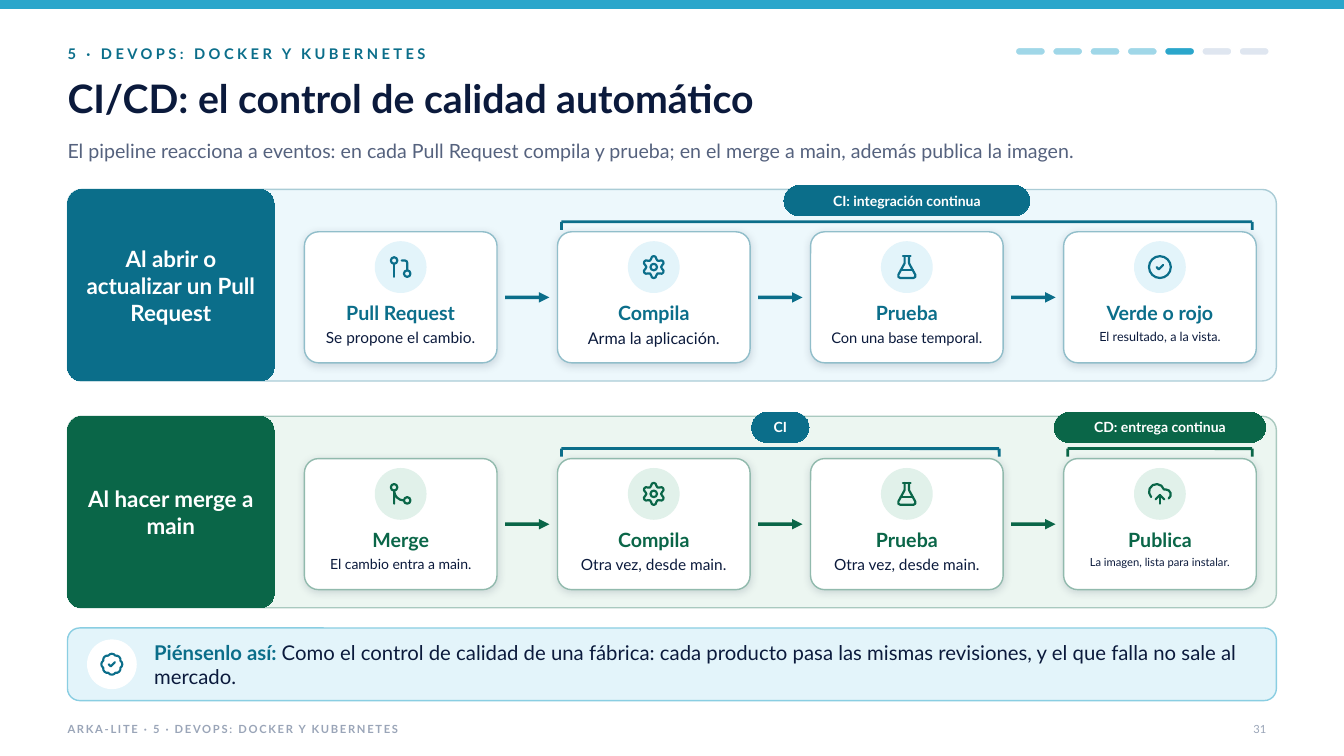
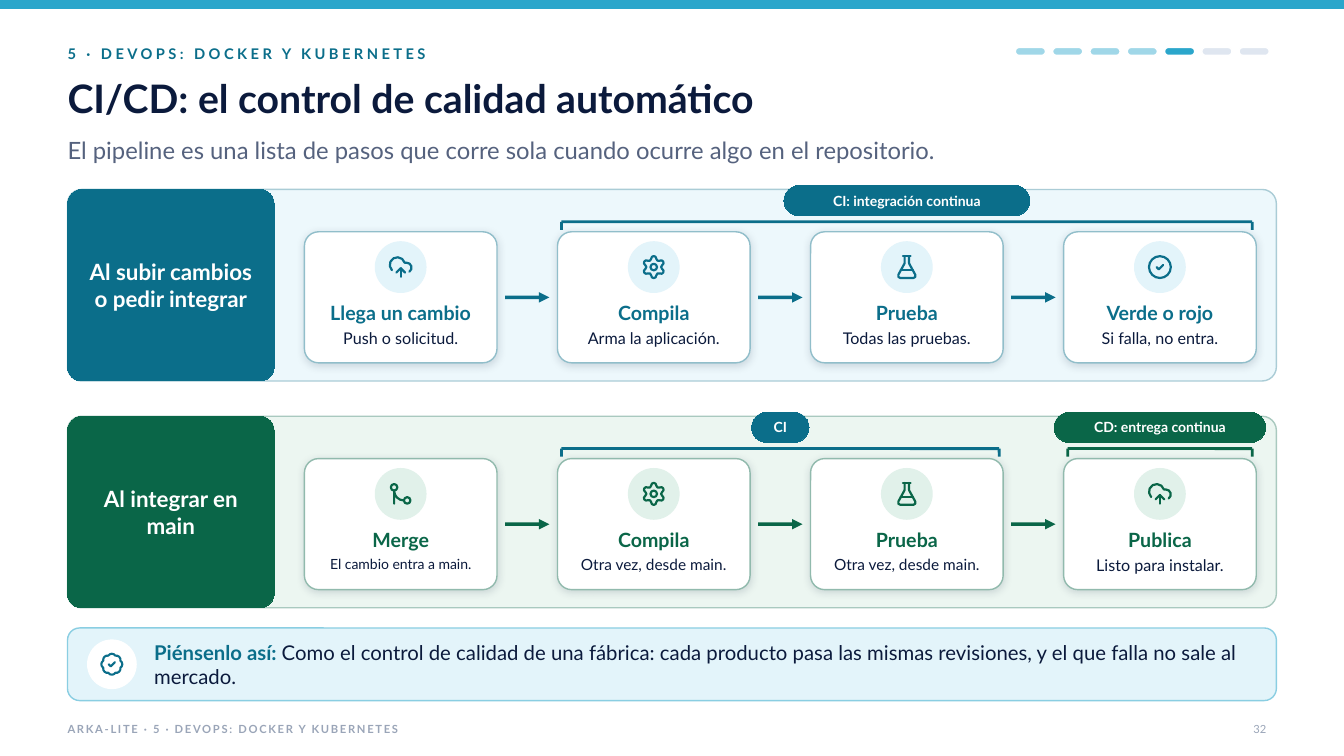
Before and after one commit to jfranceschi-dev/arka-lite, a slide deck: slide 32 of docs/presentation-data/pptx/ARKA-Lite-ejecutivo-con-videos.pptx (slide 31 before the commit). Drawn at 1344x756 pixels with LibreOffice and Linux fonts; fonts in the diff are those of the drawing. Boxes give left, top, right and bottom in pixels: in the first picture for what was removed or moved away, otherwise in the second. Text is boxed around its words. In the diff, an @@ line names an element or a change of style, - is before the commit and + after.

```diff
--- a/docs/presentation-data/pptx/ARKA-Lite-ejecutivo-con-videos.pptx
+++ b/docs/presentation-data/pptx/ARKA-Lite-ejecutivo-con-videos.pptx
@@ text at [68,141,934,164]: text changed; size 14 to 17 pt @@
-El pipeline reacciona a eventos: en cada Pull Request compila y prueba; en el merge a main, además publica la imagen.
+El pipeline es una lista de pasos que corre sola cuando ocurre algo en el repositorio.
@@ text in rounded rectangle at [90,263,252,311]: text changed @@
-Al abrir o actualizar un Pull Request
+Al subir cambios o pedir integrar
@@ freeform shape at [388,254,414,280]: outline redrawn @@
@@ text at [330,305,471,324]: text changed @@
-Pull Request
+Llega un cambio
@@ text at [343,332,458,344]: text changed; size 11 to 11.5 pt @@
-Se propone el cambio.
+Push o solicitud.
@@ text at [843,332,971,347]: text changed; size 10.5 to 11.5 pt @@
-Con una base temporal.
+Todas las pruebas.
@@ text at [1102,332,1219,346]: text changed; size 9 to 11.5 pt @@
-El resultado, a la vista.
+Si falla, no entra.
@@ text in rounded rectangle at [104,490,238,534]: text changed @@
-Al hacer merge a main
+Al integrar en main
@@ text at [1096,559,1223,574]: text changed; size 8 to 11.5 pt @@
-La imagen, lista para instalar.
+Listo para instalar.
```
Also in this commit, not shown: 5 other slides changed, 3 slides added, 1 slide removed, 21 other files.
